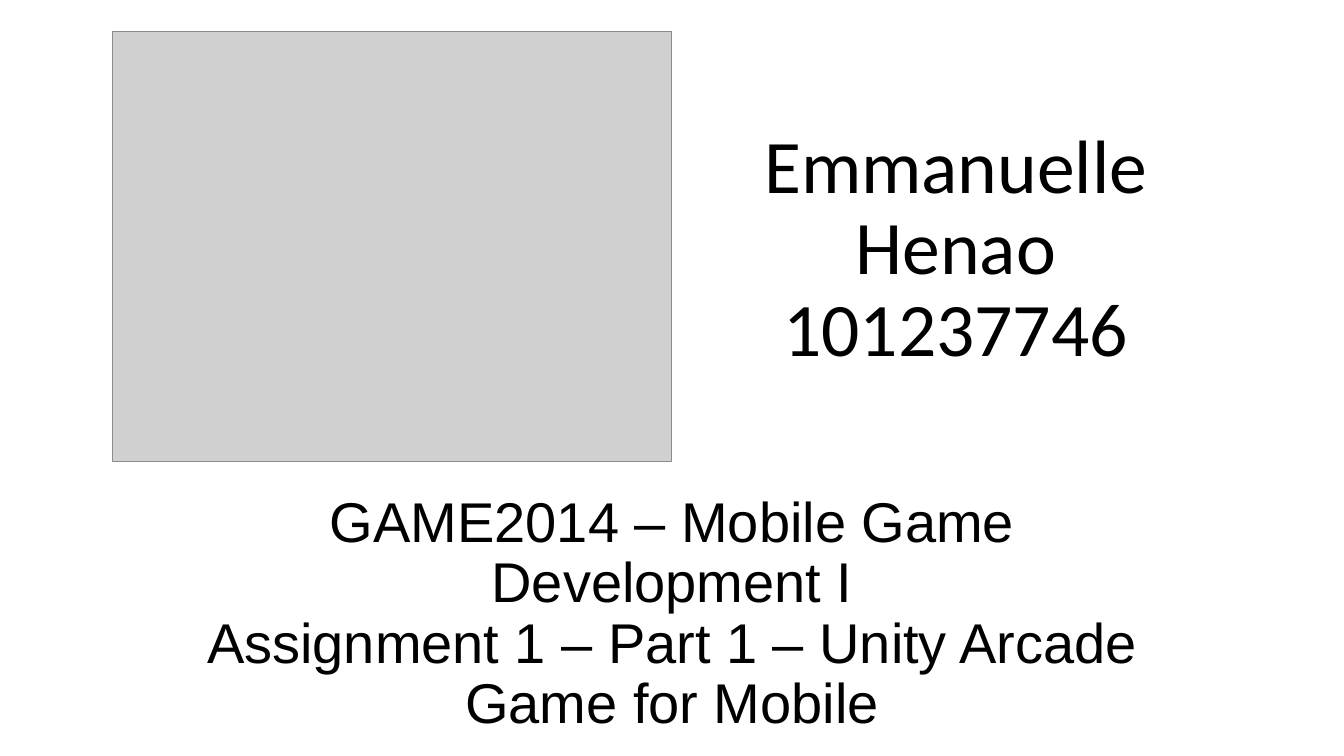
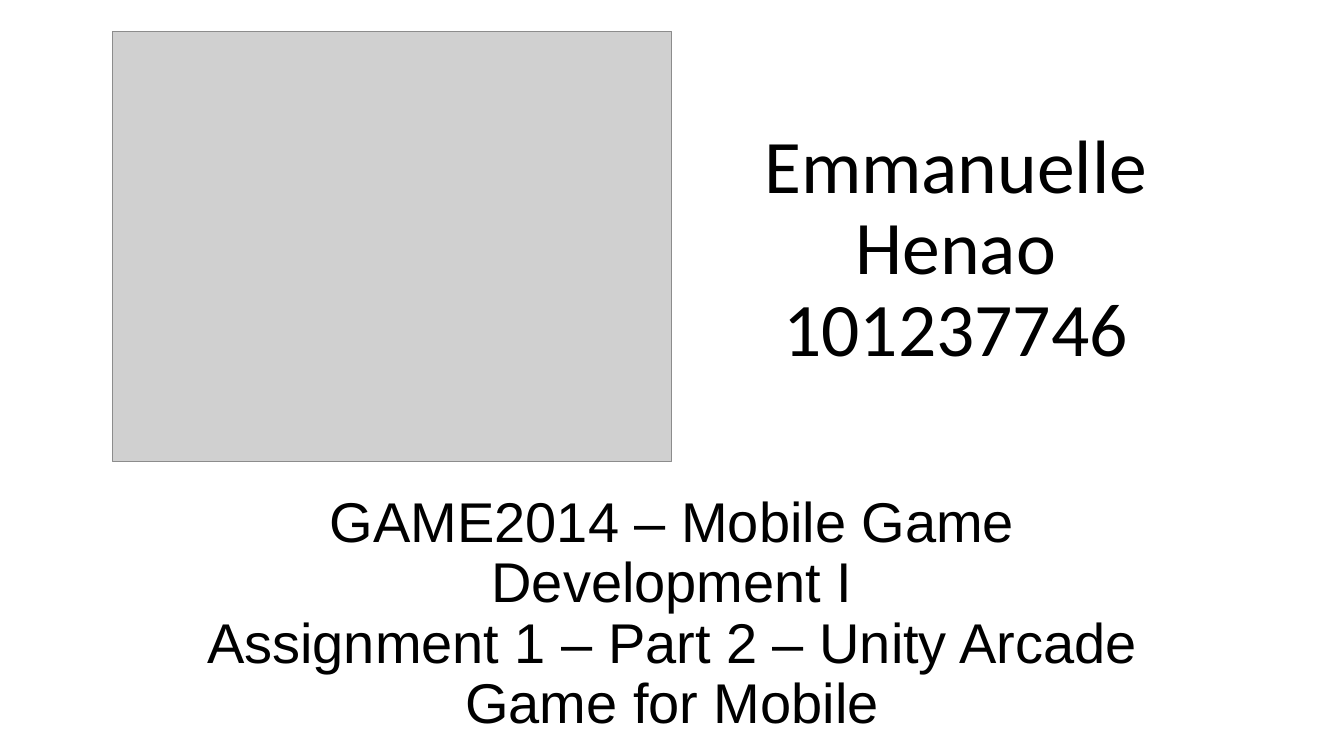
Before and after one commit to DVHenao/Mobile-Game-Dev-A1-Part2, a slide deck: slide 1 of Emmanuelle Henao.pptx. Drawn at 1344x756 pixels with LibreOffice and Linux fonts; fonts in the diff are those of the drawing; grey boxes stand for pictures. Boxes give left, top, right and bottom in pixels: in the first picture for what was removed or moved away, otherwise in the second. Text is boxed around its words. In the diff, an @@ line names an element or a change of style, - is before the commit and + after.

```diff
--- a/Emmanuelle Henao.pptx
+++ b/Emmanuelle Henao.pptx
@@ subtitle at (207, 501, 1136, 724): text changed @@
-GAME2014 – Mobile Game Development I
-Assignment 1 – Part 1 – Unity Arcade Game for Mobile
+GAME2014 – Mobile Game Development I
+Assignment 1 – Part 2 – Unity Arcade Game for Mobile
```
Also in this commit, not shown: 10 other files.
